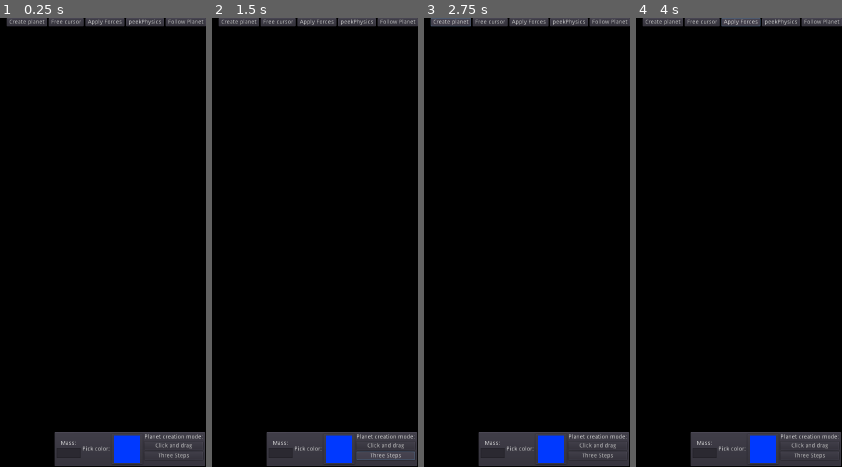
Above: before the commit, frames 1-4 (left to right).
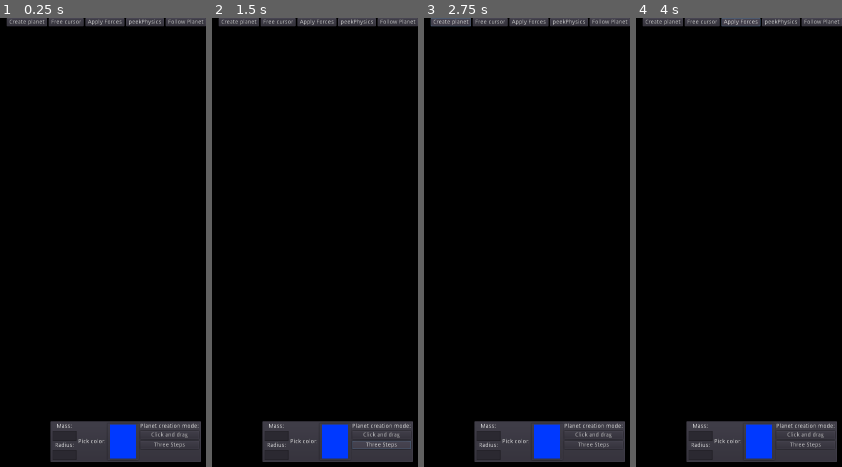
Above: after the commit, the same moments.

Repository: AllergicGorilla/shiny-spork
Game: Godot game, scene res://Main.tscn
Two runs of this game, one before a commit and one after it. Both use one fixed random seed, a clock stepped at 60 frames per second and the inputs below.
Inputs:
- Up to frame 1 (0.25 s): no input
- Up to frame 2 (1.5 s): click "Click and drag" at 0.5 s; click "Three Steps" at 1.25 s
- Up to frame 3 (2.75 s): click "Create planet" at 2 s
- Up to frame 4 (4 s): click "Free cursor" at 2.75 s; click "Apply Forces" at 3.5 s

The runs differ from the first frame. In frame 1, 3.8% of the frame differs, in the area x 24-100%, y 89-100%; in frame 2, 4.0%; in frame 3, 3.8%; in frame 4, 3.8%.

Commit message:
Added radius editor and improved mass editor

Diff:
--- a/Main.tscn
+++ b/Main.tscn
@@ -35,7 +35,8 @@
 
 [node name="GUI" parent="GUILayer" instance=ExtResource( 6 )]
 [connection signal="body_exited" from="Universe/Area2D" to="Universe" method="_on_Area2D_body_exited"]
-[connection signal="mass_entered" from="GUILayer/GUI/PlanetCreatorPanel/HBoxContainer/VBoxContainer/MassLineEdit" to="CreatePlanetTool" method="_on_MassLineEdit_mass_entered"]
+[connection signal="mass_entered" from="GUILayer/GUI/PlanetCreatorPanel/HBoxContainer/VBoxContainer/MassEditor" to="CreatePlanetTool" method="_on_mass_entered"]
+[connection signal="radius_entered" from="GUILayer/GUI/PlanetCreatorPanel/HBoxContainer/VBoxContainer/RadiusEditor" to="CreatePlanetTool" method="_on_radius_entered"]
 [connection signal="color_changed" from="GUILayer/GUI/PlanetCreatorPanel/HBoxContainer/PlanetColorPicker/ColorPicker" to="CreatePlanetTool" method="_on_color_entered"]
 [connection signal="pressed" from="GUILayer/GUI/PlanetCreatorPanel/HBoxContainer/VBoxContainer2/ClickAndDrag" to="." method="_on_ClickAndDrag_pressed"]
 [connection signal="pressed" from="GUILayer/GUI/PlanetCreatorPanel/HBoxContainer/VBoxContainer2/ThreeSteps" to="." method="_on_ThreeSteps_pressed"]
--- a/gui/GUI.tscn
+++ b/gui/GUI.tscn
@@ -14,10 +14,10 @@
 anchor_top = 1.0
 anchor_right = 1.0
 anchor_bottom = 1.0
-margin_left = -366.0
-margin_top = -86.0
-margin_right = 0.0
-margin_bottom = 0.0
+margin_left = -376.0
+margin_top = -112.0
+margin_right = -10.0
+margin_bottom = -10.0
 
 [node name="HBoxContainer" type="HBoxContainer" parent="."]
 anchor_left = 1.0
--- a/gui/tools/CreatePlanetTool.gd
+++ b/gui/tools/CreatePlanetTool.gd
@@ -22,9 +22,9 @@
 
 func _on_color_entered(color):
 	newPlanetColor = color
-func _on_MassLineEdit_mass_entered(mass):
+func _on_mass_entered(mass):
 	newMass = mass
-
-
+func _on_radius_entered(radius):
+	newRadius = radius
 func _on_new_planet_requested(guiPos, vel, radius = newRadius, mass = newMass, color = newPlanetColor):
 	create_planet(gui_to_world_pos(guiPos),vel,radius, mass, color)
--- a/gui/tools/planet creation/panel/MassLineEdit.gd
+++ b/gui/tools/planet creation/panel/MassEditor.gd
@@ -2,7 +2,7 @@
 
 signal mass_entered
 
-func _on_MassLineEdit_text_changed(new_text):
+func _on_MassEditor_text_entered(new_text):
 	if new_text.is_valid_float():
 		var mass = float(new_text)
 		if mass > 0.0 and mass < 100000.0:
--- a/gui/tools/planet creation/panel/PlanetCreatorPanel.tscn
+++ b/gui/tools/planet creation/panel/PlanetCreatorPanel.tscn
@@ -1,7 +1,8 @@
-[gd_scene load_steps=3 format=2]
+[gd_scene load_steps=4 format=2]
 
-[ext_resource path="res://gui/tools/planet creation/panel/MassLineEdit.gd" type="Script" id=1]
-[ext_resource path="res://gui/tools/planet creation/panel/ColorPicker.gd" type="Script" id=2]
+[ext_resource path="res://gui/tools/planet creation/panel/MassEditor.gd" type="Script" id=1]
+[ext_resource path="res://gui/tools/planet creation/panel/RadiusEditor.gd" type="Script" id=2]
+[ext_resource path="res://gui/tools/planet creation/panel/ColorPicker.gd" type="Script" id=3]
 
 [node name="PlanetCreatorPanel" type="PanelContainer"]
 margin_right = 366.0
@@ -11,53 +12,65 @@
 margin_left = 7.0
 margin_top = 7.0
 margin_right = 359.0
-margin_bottom = 79.0
+margin_bottom = 95.0
 
 [node name="VBoxContainer" type="VBoxContainer" parent="HBoxContainer"]
 margin_right = 58.0
-margin_bottom = 72.0
+margin_bottom = 88.0
 alignment = 1
 
 [node name="Mass" type="Label" parent="HBoxContainer/VBoxContainer"]
-margin_top = 15.0
 margin_right = 58.0
-margin_bottom = 29.0
+margin_bottom = 14.0
 text = "Mass:"
 align = 1
 
-[node name="MassLineEdit" type="LineEdit" parent="HBoxContainer/VBoxContainer"]
-margin_top = 33.0
+[node name="MassEditor" type="LineEdit" parent="HBoxContainer/VBoxContainer"]
+margin_top = 18.0
 margin_right = 58.0
-margin_bottom = 57.0
+margin_bottom = 42.0
 script = ExtResource( 1 )
+
+[node name="Radius" type="Label" parent="HBoxContainer/VBoxContainer"]
+margin_top = 46.0
+margin_right = 58.0
+margin_bottom = 60.0
+text = "Radius:"
+align = 1
+
+[node name="RadiusEditor" type="LineEdit" parent="HBoxContainer/VBoxContainer"]
+margin_top = 64.0
+margin_right = 58.0
+margin_bottom = 88.0
+script = ExtResource( 2 )
 
 [node name="PlanetColorPicker" type="HBoxContainer" parent="HBoxContainer"]
 margin_left = 62.0
 margin_right = 207.0
-margin_bottom = 72.0
+margin_bottom = 88.0
 size_flags_horizontal = 0
 
 [node name="PickColor" type="Label" parent="HBoxContainer/PlanetColorPicker"]
-margin_top = 29.0
+margin_top = 37.0
 margin_right = 66.0
-margin_bottom = 43.0
+margin_bottom = 51.0
 text = "Pick color:"
 
 [node name="ColorPicker" type="ColorPickerButton" parent="HBoxContainer/PlanetColorPicker"]
 margin_left = 70.0
 margin_right = 145.0
-margin_bottom = 72.0
+margin_bottom = 88.0
 rect_min_size = Vector2( 20, 0 )
 size_flags_horizontal = 2
 shortcut_in_tooltip = false
 text = "Pick Color"
 color = Color( 0, 0.227451, 1, 1 )
-script = ExtResource( 2 )
+script = ExtResource( 3 )
 
 [node name="VBoxContainer2" type="VBoxContainer" parent="HBoxContainer"]
 margin_left = 211.0
 margin_right = 352.0
-margin_bottom = 72.0
+margin_bottom = 88.0
 
 [node name="PlanetCreationMode" type="Label" parent="HBoxContainer/VBoxContainer2"]
 margin_right = 141.0
@@ -76,4 +89,5 @@
 margin_right = 141.0
 margin_bottom = 62.0
 text = "Three Steps"
-[connection signal="text_changed" from="HBoxContainer/VBoxContainer/MassLineEdit" to="HBoxContainer/VBoxContainer/MassLineEdit" method="_on_MassLineEdit_text_changed"]
+[connection signal="text_entered" from="HBoxContainer/VBoxContainer/MassEditor" to="HBoxContainer/VBoxContainer/MassEditor" method="_on_MassEditor_text_entered"]
+[connection signal="text_entered" from="HBoxContainer/VBoxContainer/RadiusEditor" to="HBoxContainer/VBoxContainer/RadiusEditor" method="_on_RadiusEditor_text_entered"]
--- /dev/null
+++ b/gui/tools/planet creation/panel/RadiusEditor.gd
@@ -0,0 +1,9 @@
+extends LineEdit
+
+signal radius_entered
+
+func _on_RadiusEditor_text_entered(new_text):
+	if new_text.is_valid_float():
+		var radius = float(new_text)
+		if radius > 0.0 and radius < 100000.0:
+			emit_signal("radius_entered", radius)
